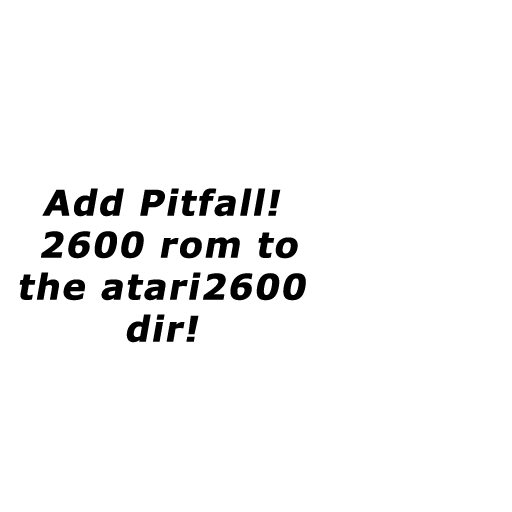
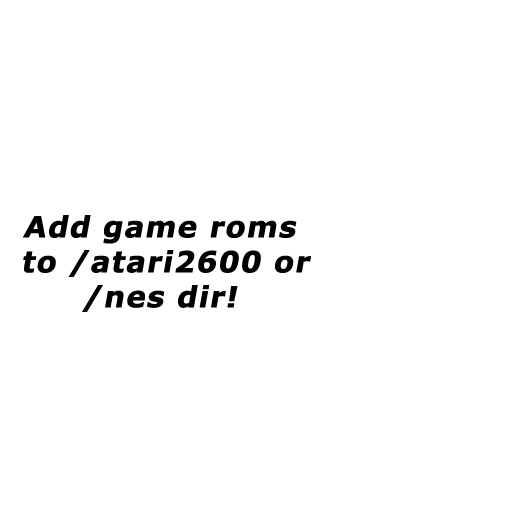
Layers edited between the first and the second (512, 512) image:
renamed "Add Pitfall! 2600 rom to the atari2600 dir!" to "Add game roms to /atari2600 or /nes dir!", painted on it over [19, 188, 311, 343]
